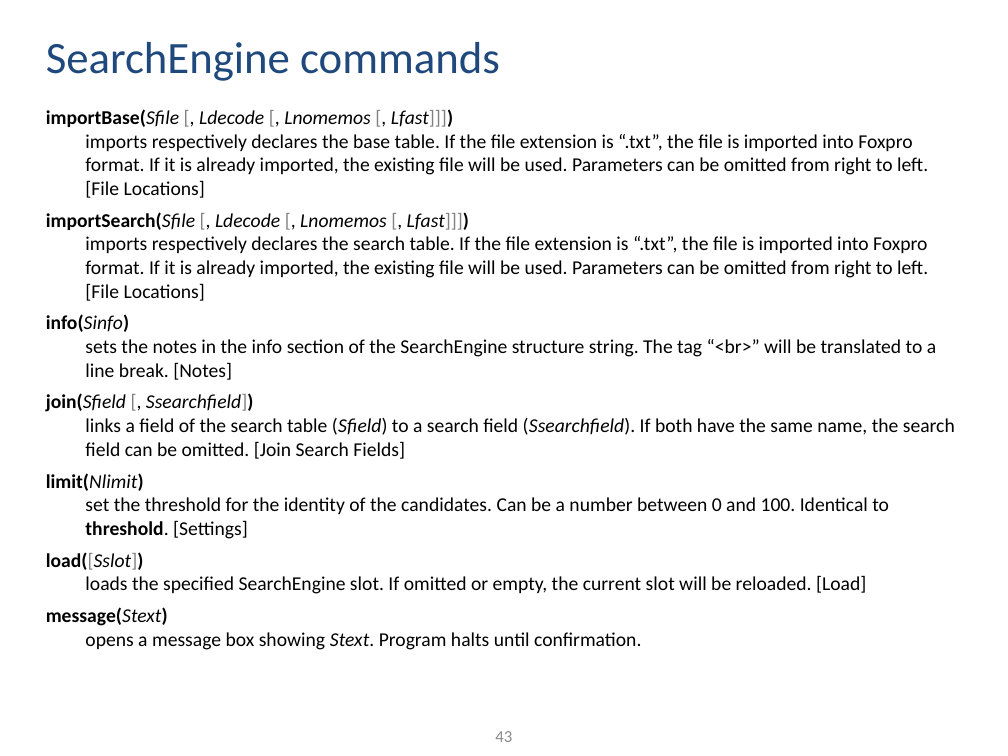
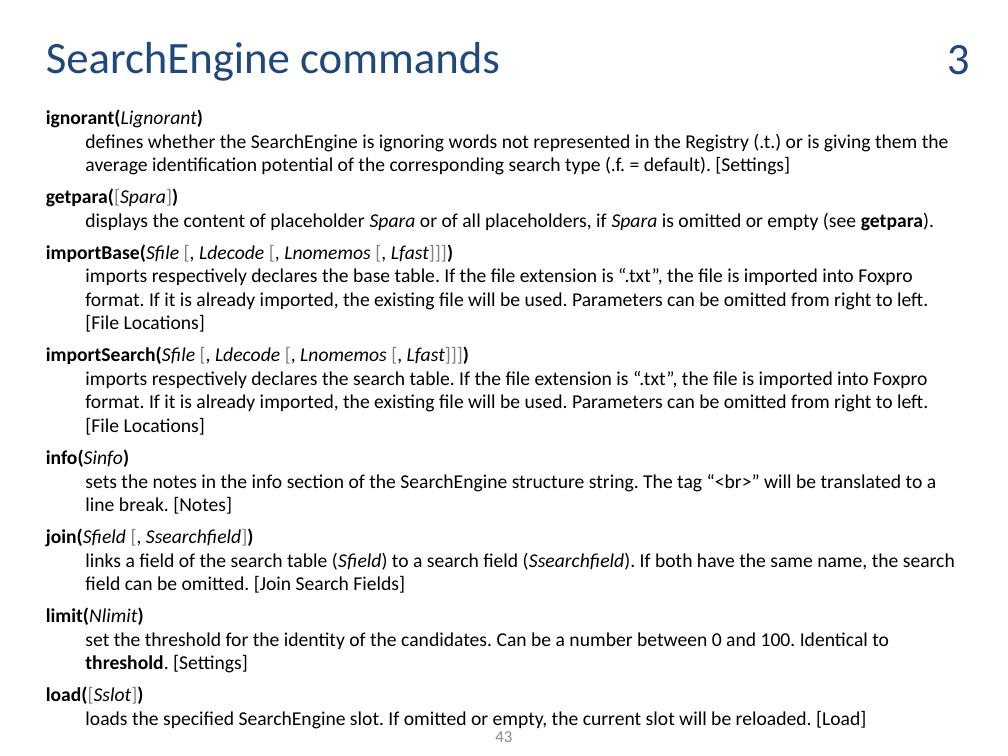
Before and after one commit to ThorstenDoherr/searchengine, a slide deck: slide 43 of doc/Manual.pptx. Drawn at 1008x756 pixels with LibreOffice and Linux fonts; fonts in the diff are those of the drawing. Boxes give left, top, right and bottom in pixels: in the first picture for what was removed or moved away, otherwise in the second. Text is boxed around its words. In the diff, an @@ line names an element or a change of style, - is before the commit and + after.

```diff
--- a/doc/Manual.pptx
+++ b/doc/Manual.pptx
@@ text added at <box>947,45,970,75</box>, 32 pt, text #1F497D @@
+3
@@ text at <box>46,109,949,231</box>: paragraphs added @@
+ignorant(Lignorant)
+defines whether the SearchEngine is ignoring words not represented in the Registry (.t.) or is giving them the average identification potential of the corresponding search type (.f. = default). [Settings]
+getpara([Spara])
+displays the content of placeholder Spara or of all placeholders, if Spara is omitted or empty (see getpara).
@@ text at <box>46,607,641,650</box>: paragraph removed @@
-message(Stext)
-opens a message box showing Stext. Program halts until confirmation.
```
Also in this commit, not shown: 41 other slides changed, 3 slides added, 2 slides removed, 1 other file.
